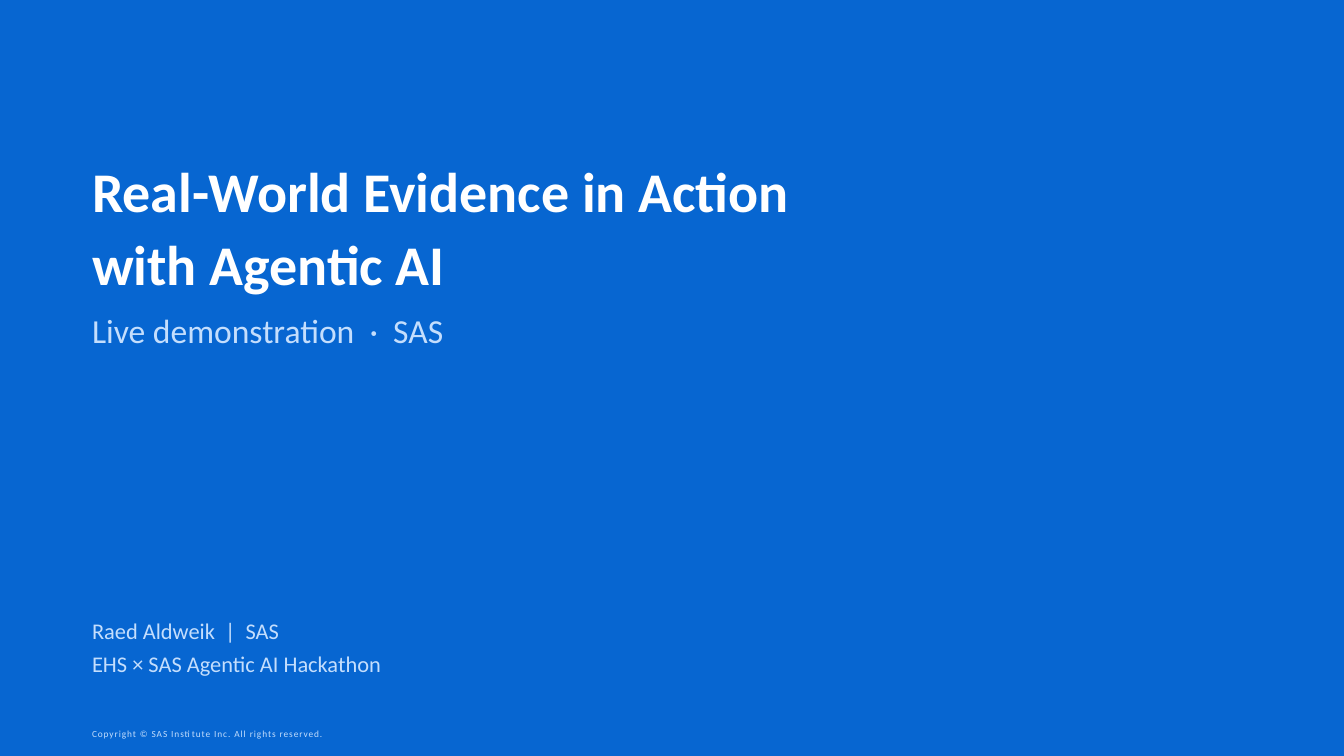
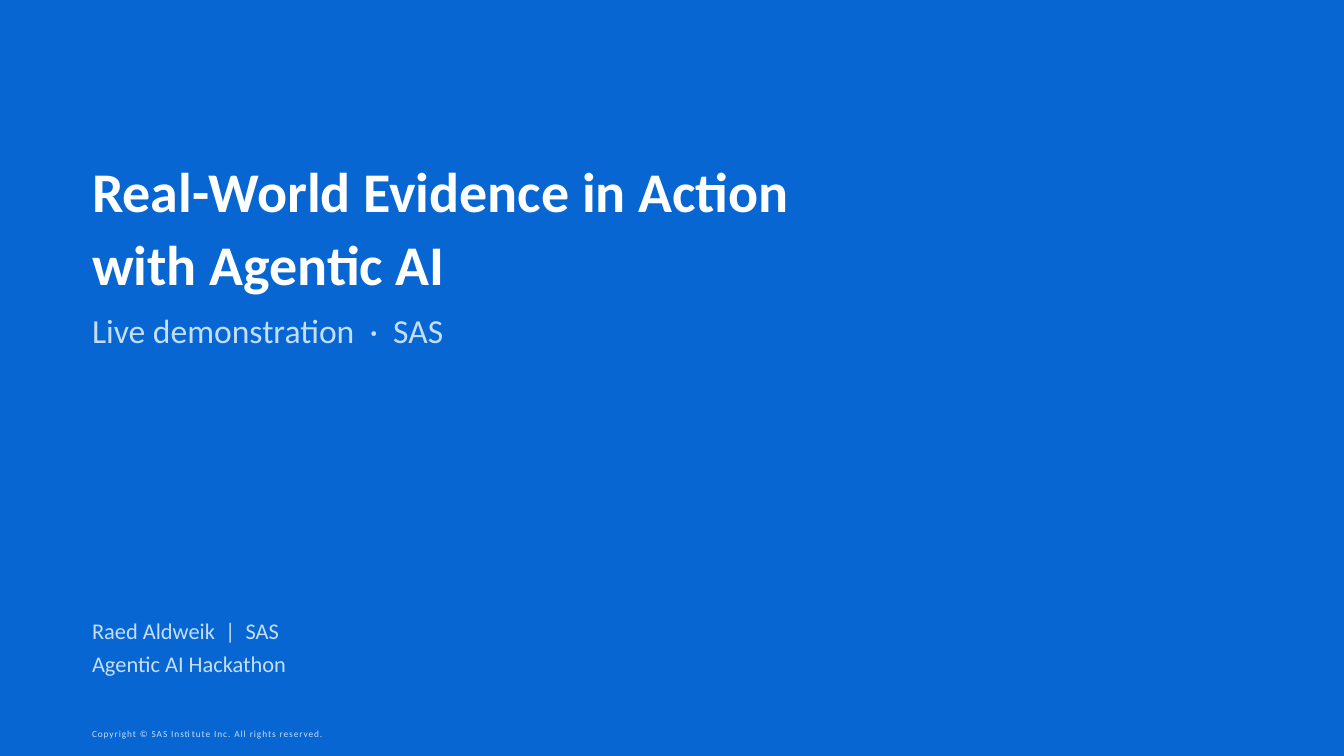
Before and after one commit to raedaldweik/Agentic-Bootcamp, a slide deck: slide 1 of Hackathon/Live_Demo_RWE_in_Action_with_Agentic_AI/RWE_in_Action_with_Agentic_AI.pptx. Drawn at 1344x756 pixels with LibreOffice and Linux fonts; fonts in the diff are those of the drawing; background and template pictures are left out. Boxes give left, top, right and bottom in pixels: in the first picture for what was removed or moved away, otherwise in the second. Text is boxed around its words. In the diff, an @@ line names an element or a change of style, - is before the commit and + after.

```diff
--- a/Hackathon/Live_Demo_RWE_in_Action_with_Agentic_AI/RWE_in_Action_with_Agentic_AI.pptx
+++ b/Hackathon/Live_Demo_RWE_in_Action_with_Agentic_AI/RWE_in_Action_with_Agentic_AI.pptx
@@ text at [92,656,286,676]: text changed @@
-EHS × SAS Agentic AI Hackathon
+Agentic AI Hackathon
```
Also in this commit, not shown: 17 other slides changed, 1 slide added, 1 slide removed, 30 other files.
